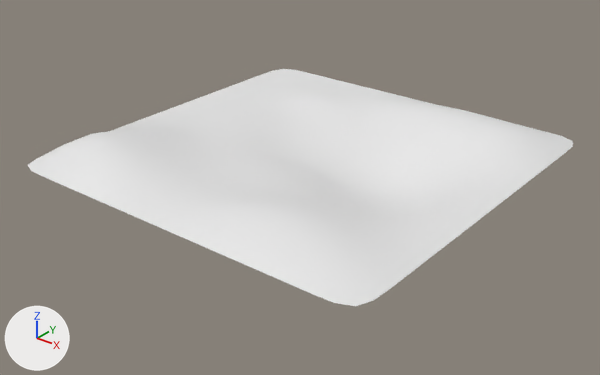
A saved change to the glTF model assets/blueprints/ground.glb.
The view is the same before and after, from a camera (50 mm lens) standing at (93.9, -120.3, 66.1) and looking at (0.8, -3.9, -6.0). Lighting does not change. The marker at lower left points along +X, +Y and +Z. Where no turn or scale is listed for an object, it has been applied to the vertices.

The scene before the commit, as lines of its bpy script (objects in view):
```python
me_plane_001 = bpy.data.meshes.new('Plane.001')
me_plane_001.from_pydata(...)  # 441 vertices, 800 faces; spans x -40.0..40.0, y -40.0..40.0, z -6.0..5.5
ob_ground_001 = bpy.data.objects.new('ground.001', me_plane_001)
ob_ground_001.location = (0.0, 0.0, 0.0)
```
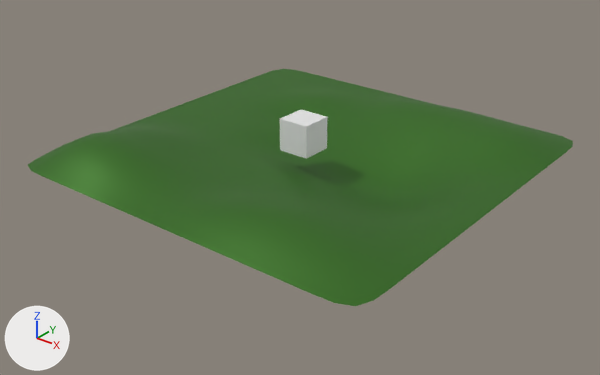
Patch to the scene script:
```diff
--- a/assets/blueprints/ground.glb.py
+++ b/assets/blueprints/ground.glb.py
@@ mat_ground @@
+mat_ground = principled_material('Ground')
+mat_ground.base_color = (0.0462, 0.179, 0.019)  # dark green #3d7526
+mat_ground.metallic = 0.5
@@ me_plane_001 @@
 me_plane_001.from_pydata(...)  # 441 vertices, 800 faces; spans x -40.0..40.0, y -40.0..40.0, z -6.0..5.5
+me_plane_001.materials.append(mat_ground)  # dark green #3d7526
@@ me_cube_003 @@
+me_cube_003.from_pydata(...)  # a box spanning x -26.2..26.2, y -26.2..26.2, z -26.2..26.2
@@ ob_cube_002 @@
+ob_cube_002 = bpy.data.objects.new('Cube.002', me_cube_003)
+ob_cube_002.location = (0.9, -2.8, 5.2)
+ob_cube_002.scale = (-0.125, -0.125, -0.125)
```

Pixel boxes (x1, y1, x2, y2) of what changed, in the pictures (600 x 375 px):
'ground.001', recoloured (white to green): (28, 69, 573, 306) in both
'Cube.002', added: after (280, 110, 328, 159)
